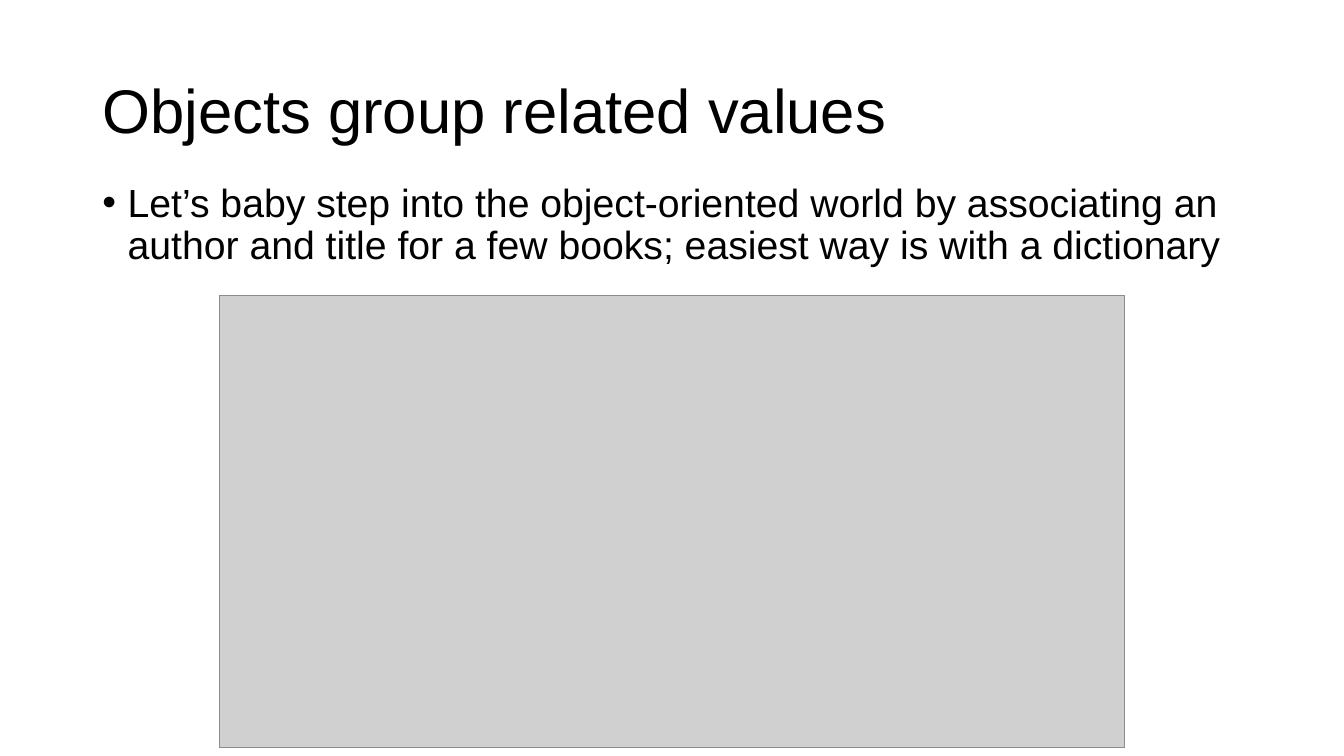
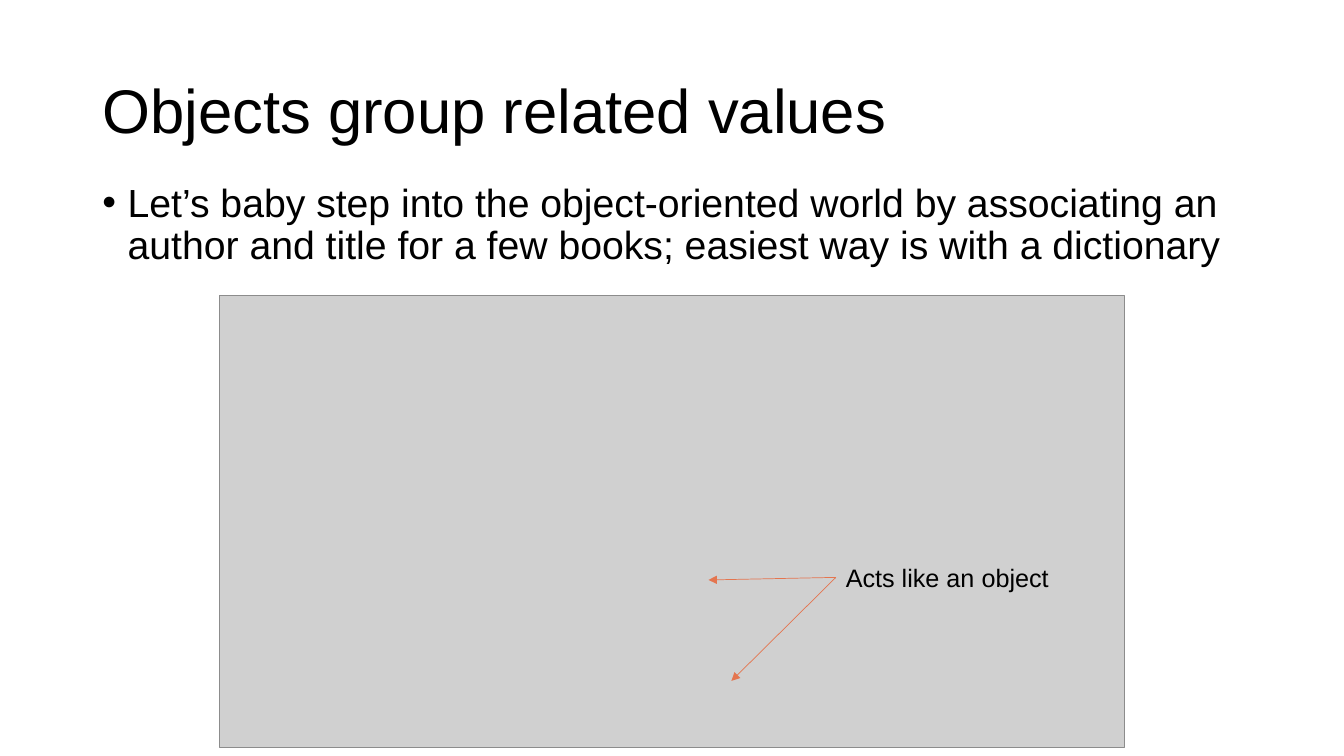
Before and after one commit to parrt/msds501, a slide deck: slide 7 of slides/OO.pptx. Drawn at 1344x756 pixels with LibreOffice and Linux fonts; fonts in the diff are those of the drawing; grey boxes stand for pictures; background and template pictures are left out. Boxes give left, top, right and bottom in pixels: in the first picture for what was removed or moved away, otherwise in the second. Text is boxed around its words. In the diff, an @@ line names an element or a change of style, - is before the commit and + after.

```diff
--- a/slides/OO.pptx
+++ b/slides/OO.pptx
@@ text added at box(846, 568, 1049, 592), 18 pt, text #000000 @@
+Acts like an object
@@ arrow added from (836, 578) to (709, 580), #E4754F 0.5 pt @@
@@ arrow added from (836, 578) to (732, 682), #E4754F 0.5 pt @@
```
Also in this commit, not shown: 11 other slides changed, 5 other files.
